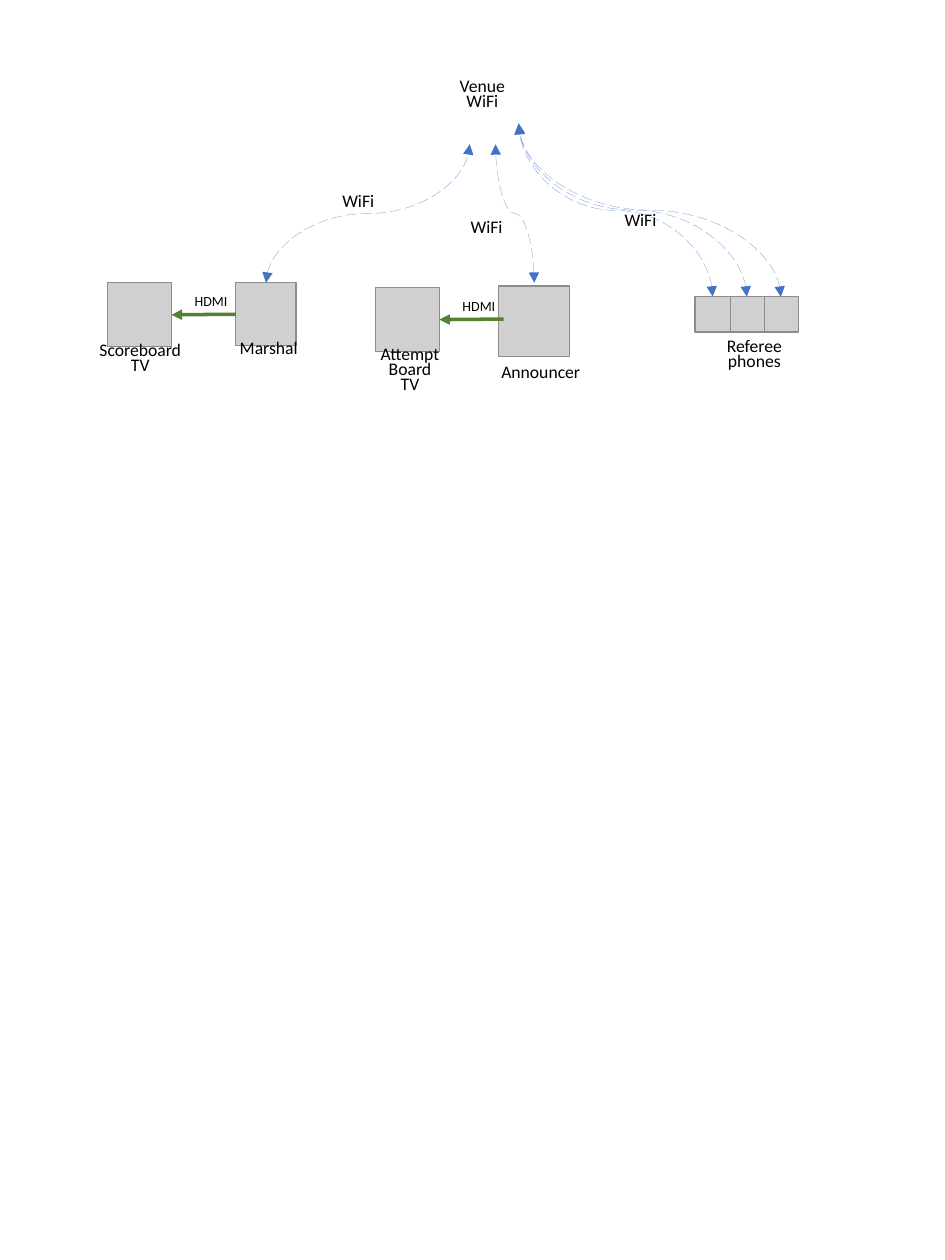
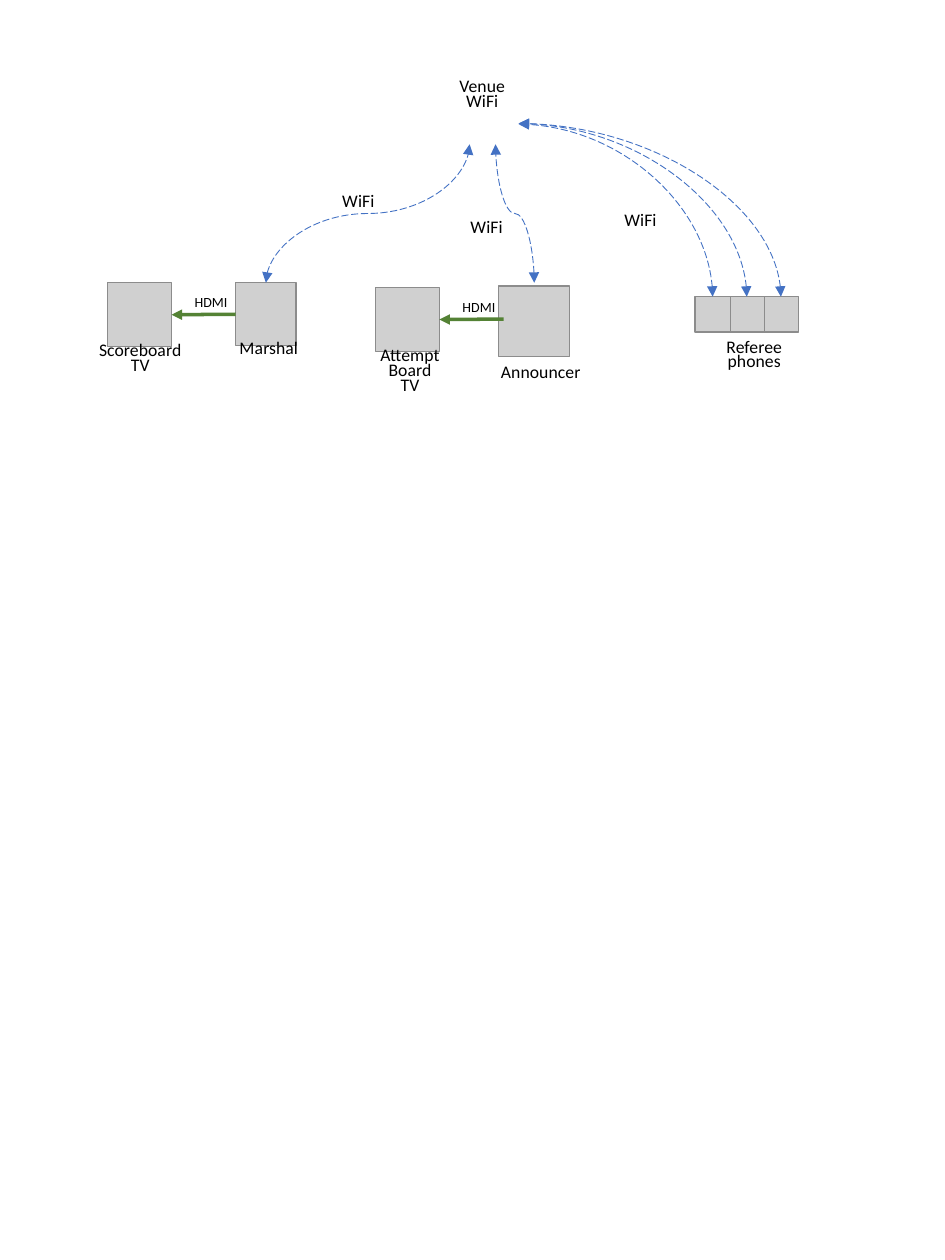
Before and after one commit to owlcms/owlcms4-prerelease, a slide deck: slide 10 of docs/EquipmentSetup/Networking/Equipment/Equipment.pptx. Drawn at 945x1260 pixels with LibreOffice and Linux fonts; fonts in the diff are those of the drawing; grey boxes stand for pictures; background and template pictures are left out. Boxes give left, top, right and bottom in pixels: in the first picture for what was removed or moved away, otherwise in the second. Text is boxed around its words. In the diff, an @@ line names an element or a change of style, - is before the commit and + after.

```diff
--- a/docs/EquipmentSetup/Networking/Equipment/Equipment.pptx
+++ b/docs/EquipmentSetup/Networking/Equipment/Equipment.pptx
@@ curved double arrow (266, 282) - (470, 145): stroke #4472C4 0.75 pt dashed to #4472C4 0.5 pt dashed @@
@@ curved double arrow (534, 282) - (495, 145): stroke #4472C4 0.75 pt dashed to #4472C4 0.5 pt dashed; route changed @@
@@ curved double arrow (781, 297) - (519, 123): stroke #4472C4 0.75 pt dashed to #4472C4 0.5 pt dashed; route changed @@
@@ curved double arrow (747, 297) - (519, 123): stroke #4472C4 0.75 pt dashed to #4472C4 0.5 pt dashed; route changed @@
@@ curved double arrow (713, 296) - (519, 125): stroke #4472C4 0.75 pt dashed to #4472C4 0.5 pt dashed; route changed @@
@@ text "Marshal" rewrapped from (240,339,298,359) to (239,340,298,354) @@
```
Also in this commit, not shown: 14 other slides changed, 57 other files.
